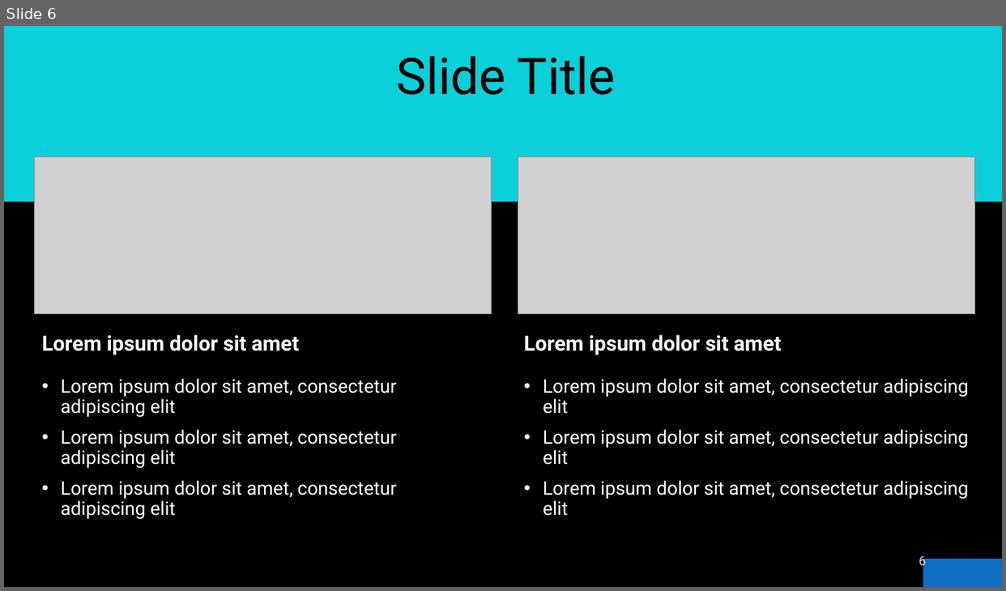
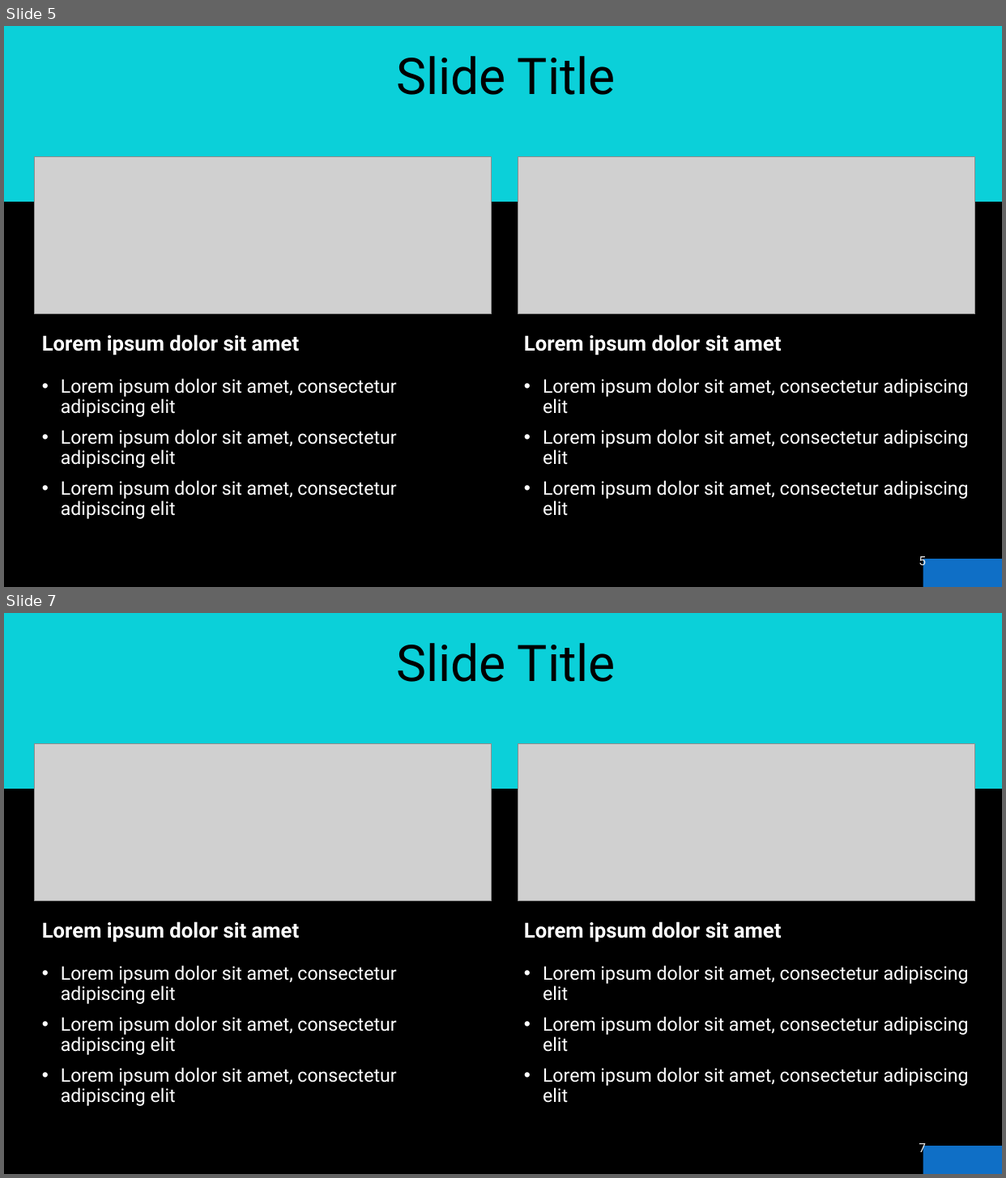
Before and after one commit to ElDon2308/Airline-Sentiment-Analysis, a slide deck: Airline Sentiment Analysis Presentation.pptx. Shown one above the other, each under a label of ours: slide 6 before the commit, slides 5 and 7 after it; the slides between them are not shown. The pictures are 1006x591 and 1006x1178 pixels, drawn with LibreOffice and Linux fonts; fonts in the diff are those of the drawing; grey boxes stand for pictures; background and template pictures are left out. Boxes give left, top, right and bottom in pixels: in the first picture for what was removed or moved away, otherwise in the second. Text is boxed around its words. In the diff, an @@ line names an element or a change of style, - is before the commit and + after.

```diff
--- a/Airline Sentiment Analysis Presentation.pptx
+++ b/Airline Sentiment Analysis Presentation.pptx
@@ slide 7 added at (4, 613, 1002, 1174), background picture (left out); not listed: 3 template elements that a slide beside it also shows @@
@@ title added at (396, 643, 616, 682), 48.6 pt, text #000000 @@
+Slide Title
@@ picture added at (35, 743, 492, 901) @@
@@ picture added at (518, 743, 975, 901) @@
@@ text added at (42, 922, 300, 943), 20 pt, text #FFFFFF, bold @@
+Lorem ipsum dolor sit amet
@@ text added at (524, 922, 782, 943), 20 pt, text #FFFFFF, bold @@
+Lorem ipsum dolor sit amet
@@ text added at (61, 965, 396, 1106), 18 pt, text #FFFFFF @@
+• Lorem ipsum dolor sit amet, consectetur adipiscing elit
+• Lorem ipsum dolor sit amet, consectetur adipiscing elit
+• Lorem ipsum dolor sit amet, consectetur adipiscing elit
@@ text added at (543, 965, 969, 1103), 18 pt, text #FFFFFF @@
+• Lorem ipsum dolor sit amet, consectetur adipiscing elit
+• Lorem ipsum dolor sit amet, consectetur adipiscing elit
+• Lorem ipsum dolor sit amet, consectetur adipiscing elit
@@ page number added at (918, 1144, 926, 1157), 12 pt, text gradient #9E9E9E to #EDEDED to #FFFFFF @@
+7
@@ what was slide 6 is now slide 5 @@
@@ page number at (918, 557, 926, 570): text changed @@
-6
+5
```
Also in this commit, not shown: 1 slide changed, 1 other slide added, 1 slide removed.
